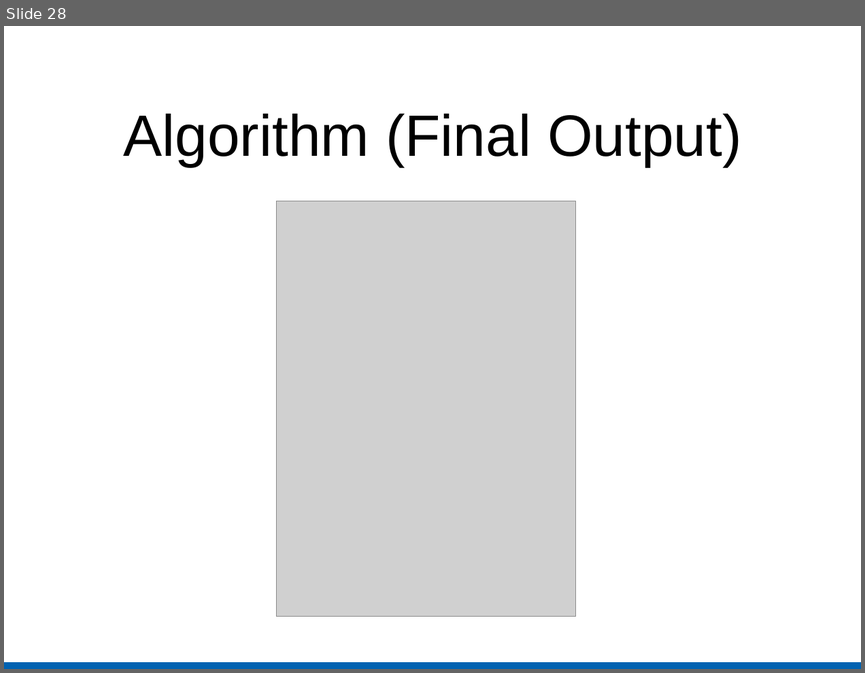
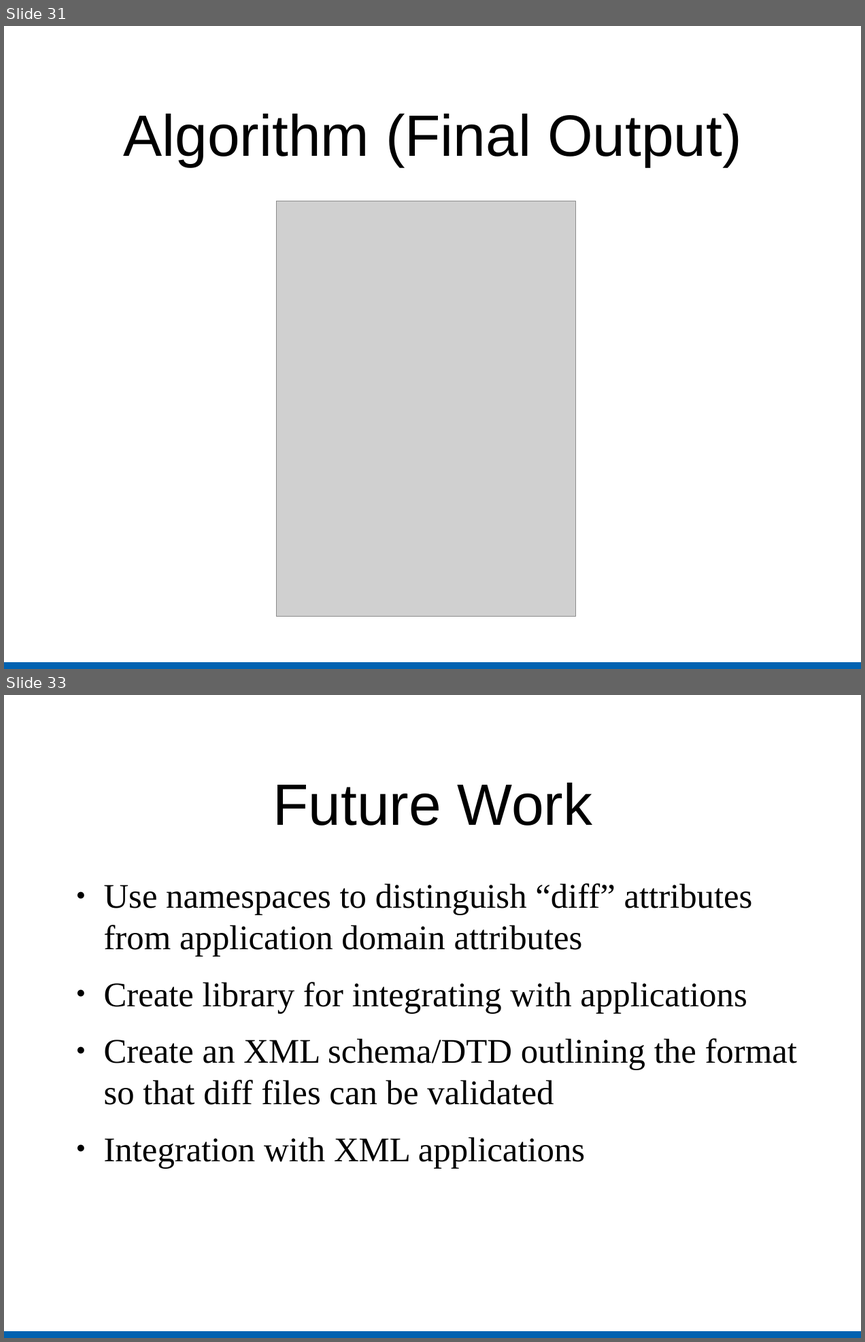
Before and after one commit to kratos12000/FastXMLDiff, a slide deck: Presentation/Slides.odp. Shown one above the other, each under a label of ours: slide 28 before the commit, slides 31 and 33 after it; the slides between them are not shown. The pictures are 865x673 and 865x1342 pixels, drawn with LibreOffice and Linux fonts; fonts in the diff are those of the drawing; grey boxes stand for pictures. Boxes give left, top, right and bottom in pixels: in the first picture for what was removed or moved away, otherwise in the second. Text is boxed around its words. In the diff, an @@ line names an element or a change of style, - is before the commit and + after.

```diff
--- a/Presentation/Slides.odp
+++ b/Presentation/Slides.odp
@@ slide 33 added at [4,695,861,1338], background #FFFFFF; not listed: 1 template element that a slide beside it also shows @@
@@ title added at [273,783,593,826], 54 pt, text #000000 @@
+Future Work
@@ text added at [104,883,797,1168], 32 pt, text #000000 @@
+● Use namespaces to distinguish “diff” attributes from application domain attributes
+● Create library for integrating with applications
+● Create an XML schema/DTD outlining the format so that diff files can be validated
+● Integration with XML applications
@@ what was slide 28 is now slide 31 @@
```
Also in this commit, not shown: 1 slide changed, 10 other slides added, 8 slides removed.
